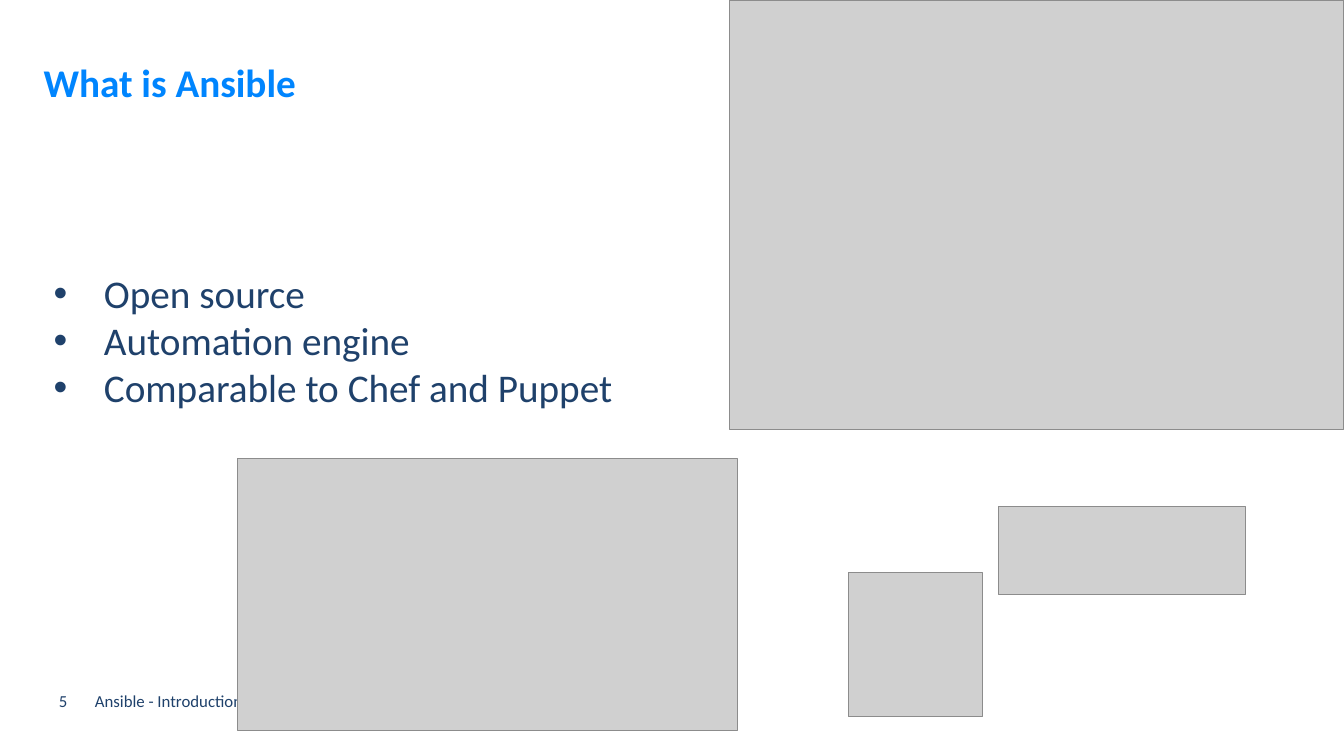
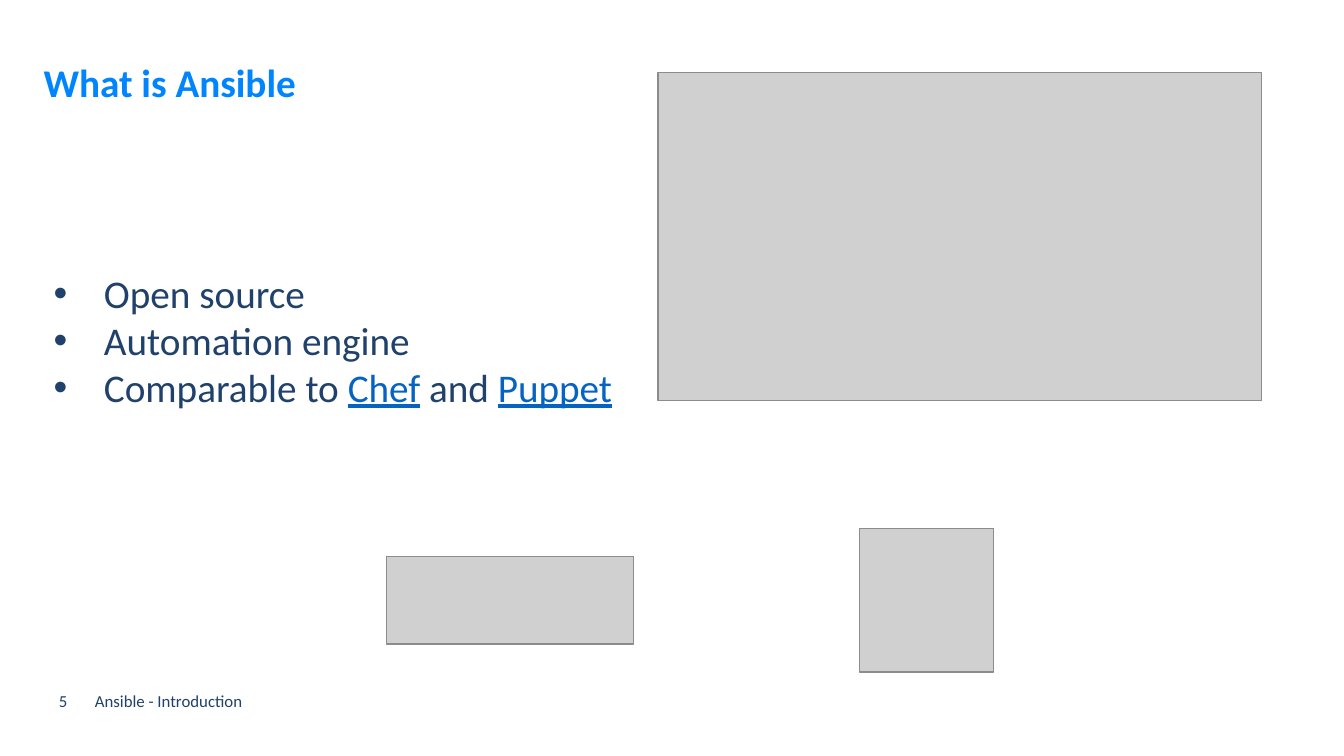
Before and after one commit to GerritVanMol/Ansible_Introduction-21_22, a slide deck: slide 5 of Documents/Ansible_BasicsAndHowToGetStarted.pptx. Drawn at 1344x756 pixels with LibreOffice and Linux fonts; fonts in the diff are those of the drawing; grey boxes stand for pictures; background and template pictures are left out. Boxes give left, top, right and bottom in pixels: in the first picture for what was removed or moved away, otherwise in the second. Text is boxed around its words. In the diff, an @@ line names an element or a change of style, - is before the commit and + after.

```diff
--- a/Documents/Ansible_BasicsAndHowToGetStarted.pptx
+++ b/Documents/Ansible_BasicsAndHowToGetStarted.pptx
@@ picture removed at [730,0,1344,430] @@
@@ picture: place and size @@
-picture at [238,459,738,731]
+picture at [658,72,1261,400]
@@ text at [104,374,612,409]: text colour #1F416B to #0563C1, underline on in "Chef Puppet" @@
@@ picture: place and size @@
-picture at [848,573,982,717]
+picture at [859,528,993,673]
@@ picture: place and size @@
-picture at [999,507,1246,595]
+picture at [387,557,634,644]
```
Also in this commit, not shown: 6 other slides changed, 2 slides added, 1 slide removed, 1 other file.
